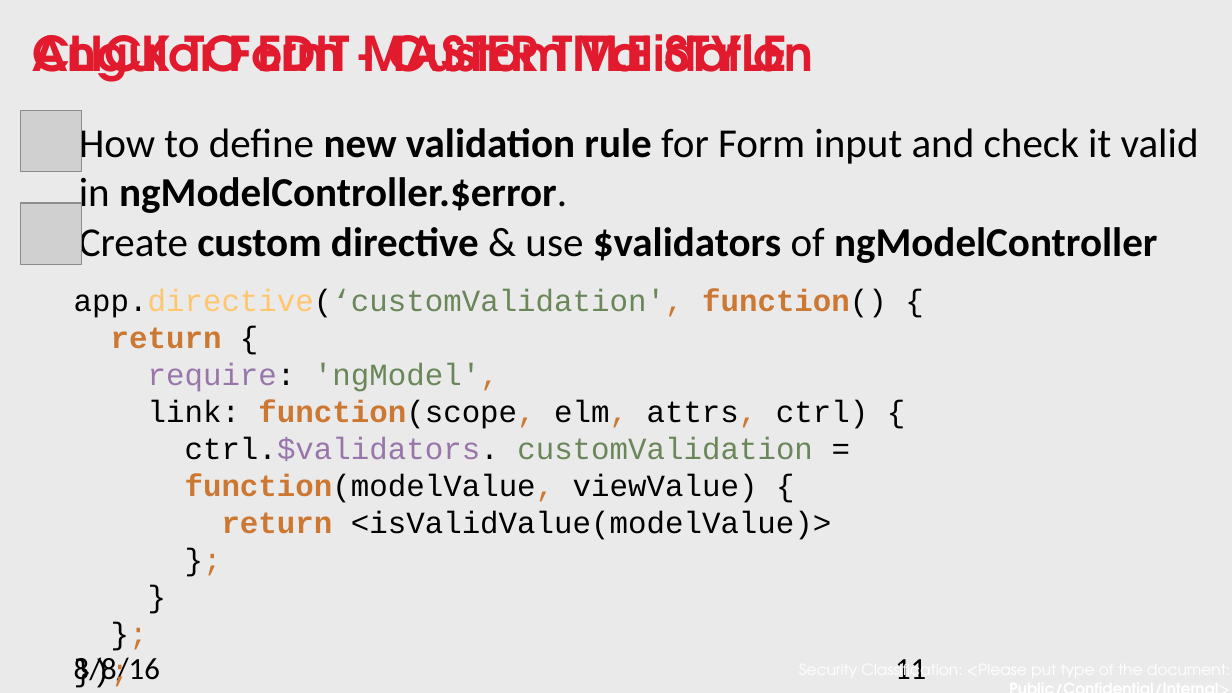
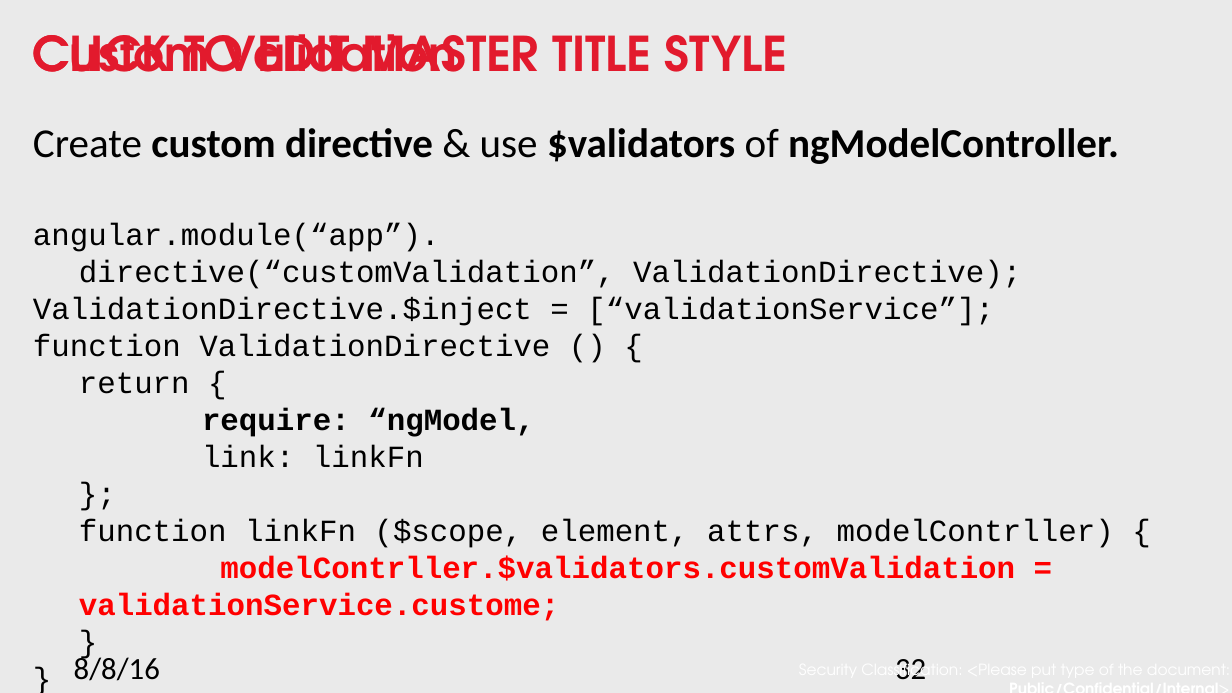
Before and after one commit to nnsan/angular_best_practice, a slide deck: slide 32 of Angular best practice.pptx (slide 11 before the commit). Drawn at 1232x693 pixels with LibreOffice and Linux fonts; fonts in the diff are those of the drawing; grey boxes stand for pictures; background and template pictures are left out. Boxes give left, top, right and bottom in pixels: in the first picture for what was removed or moved away, otherwise in the second. Text is boxed around its words. In the diff, an @@ line names an element or a change of style, - is before the commit and + after.

```diff
--- a/Angular best practice.pptx
+++ b/Angular best practice.pptx
@@ text at <box>33,34,457,72</box>: text changed @@
-Angular Form - Custom Validation
+Custom Validation
@@ picture removed at <box>21,111,83,172</box> @@
@@ text at <box>33,128,1119,621</box>: text changed; size 24 to 18 pt; font Calibri to Courier New; bold off @@
-How to define new validation rule for Form input and check it valid in ngModelController.$error.
-Create custom directive & use $validators of ngModelController
+Create custom directive & use $validators of ngModelController.
+angular.module(“app”).
+directive(“customValidation”, ValidationDirective);
+ValidationDirective.$inject = [“validationService”];
+function ValidationDirective () {
+return {
+require: “ngModel,
+link: linkFn
+};
+function linkFn ($scope, element, attrs, modelContrller) {
+modelContrller.$validators.customValidation = validationService.custome;
+}
+}
@@ picture removed at <box>21,203,83,265</box> @@
@@ text removed at <box>74,289,887,540</box> @@
-app.directive(‘customValidation', function() {
-return {
-require: 'ngModel',
-link: function(scope, elm, attrs, ctrl) {
-ctrl.$validators. customValidation =
-function(modelValue, viewValue) {
-return <isValidValue(modelValue)>
-};
-}
-};
-});
@@ page number at <box>895,659,926,680</box>: text changed @@
-11
+32
```
Also in this commit, not shown: 8 other slides changed, 26 slides added, 8 slides removed.
